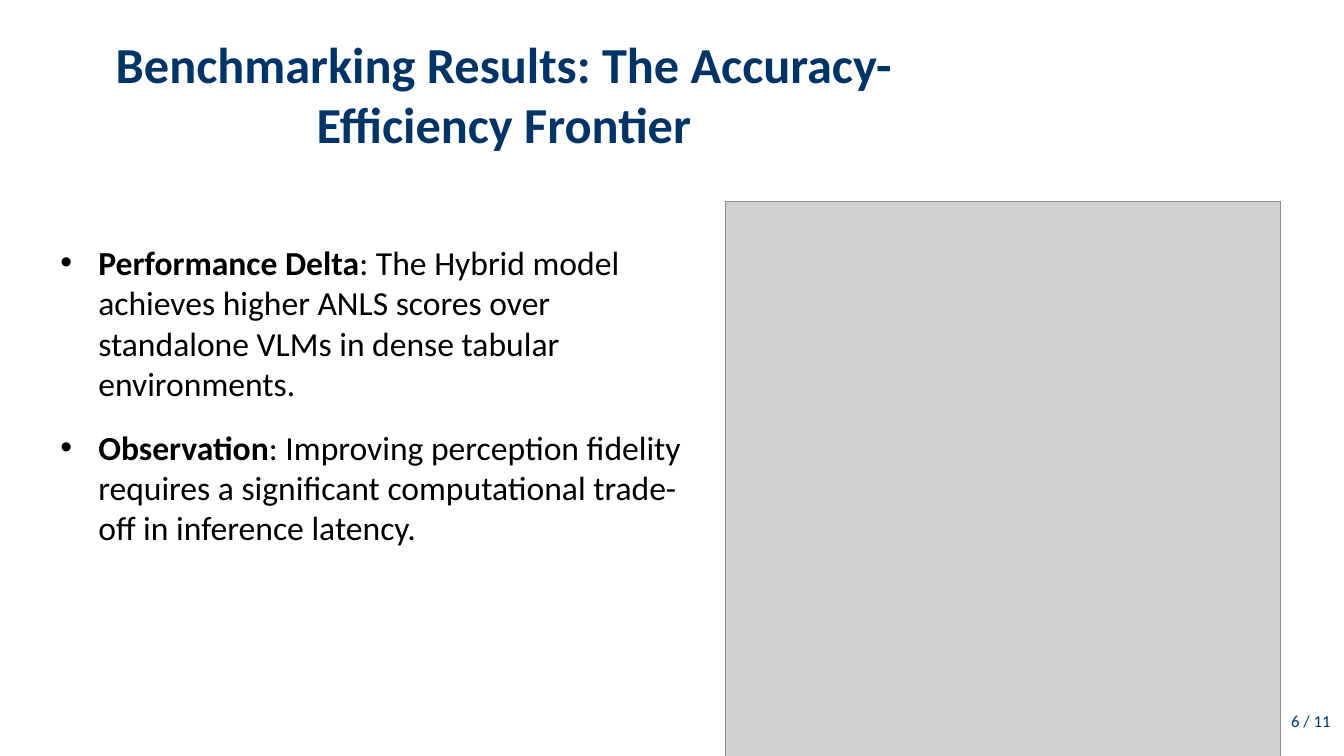
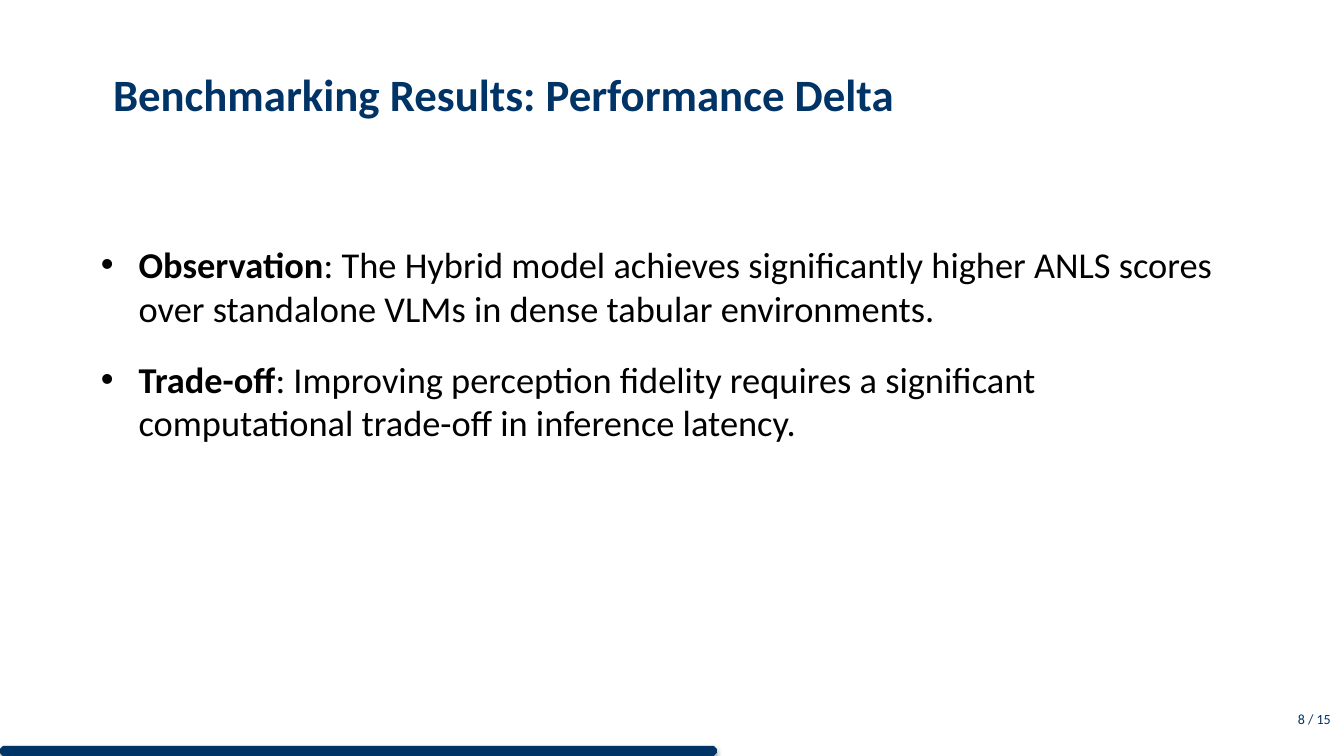
Before and after one commit to DESMOND135/DOCVQA-RAG-PERCEPTION-BENCHMARK, a slide deck: slide 9 of presentation/presentation.pptx (slide 7 before the commit). Drawn at 1344x756 pixels with LibreOffice and Linux fonts; fonts in the diff are those of the drawing; grey boxes stand for pictures. Boxes give left, top, right and bottom in pixels: in the first picture for what was removed or moved away, otherwise in the second. Text is boxed around its words. In the diff, an @@ line names an element or a change of style, - is before the commit and + after.

Commit message:
Defense Presentation Masterclass: Separated diagrams for visual impact, centralized all slide titles, and implemented a premium Navy Blue branding system with progress tracking.

```diff
--- a/presentation/presentation.pptx
+++ b/presentation/presentation.pptx
@@ title at (113, 79, 894, 119): text changed; size 36 to 32 pt @@
-Benchmarking Results: The Accuracy-Efficiency Frontier
+Benchmarking Results: Performance Delta
@@ picture removed at (726, 202, 1280, 756) @@
@@ text at (139, 252, 1212, 442): text changed; size 24 to 26 pt @@
-• Performance Delta: The Hybrid model achieves higher ANLS scores over standalone VLMs in dense tabular environments.
-• Observation: Improving perception fidelity requires a significant computational trade-off in inference latency.
+• Observation: The Hybrid model achieves significantly higher ANLS scores over standalone VLMs in dense tabular environments.
+• Trade-off: Improving perception fidelity requires a significant computational trade-off in inference latency.
@@ text at (1298, 714, 1331, 724): text changed; size 12 to 10 pt @@
-6 / 11
+8 / 15
@@ octagon added at (0, 746, 717, 756), fill #003366 @@
```
Also in this commit, not shown: 11 other slides changed, 4 slides added, 2 other files.
